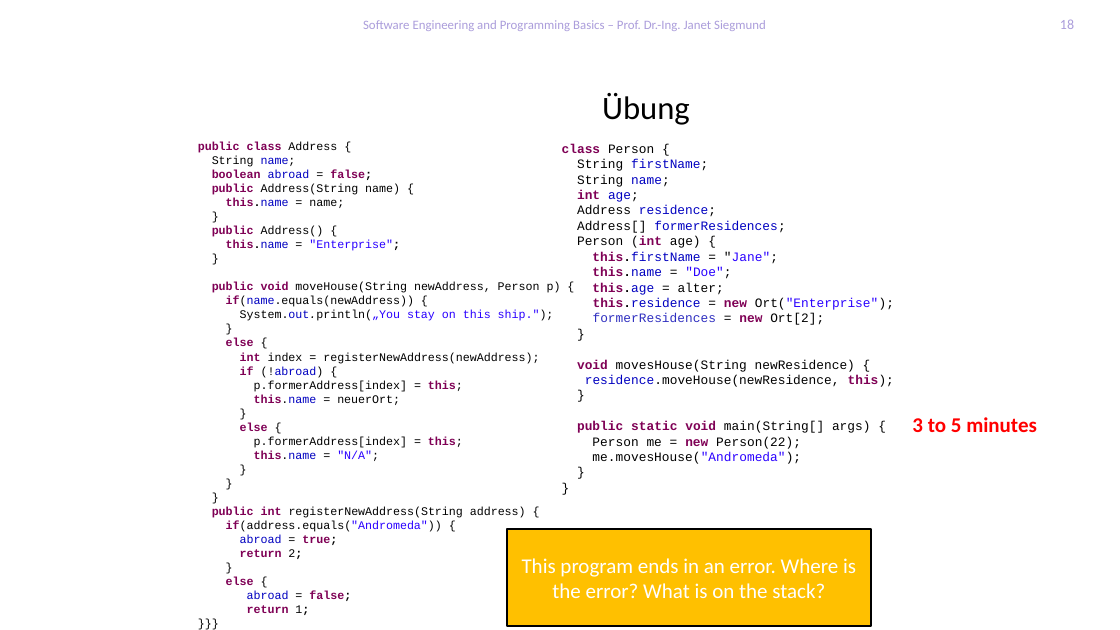
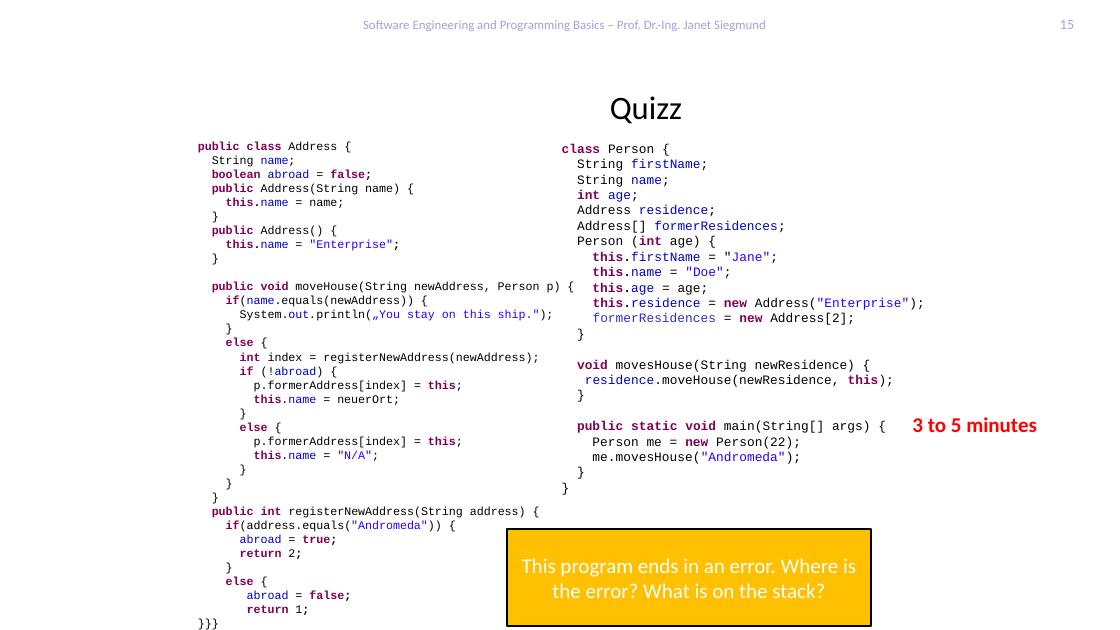
Before and after one commit to feigensp/lehre, a slide deck: slide 15 of se_prog/slides/06_HeapStackParameterCloning.pptx (slide 18 before the commit). Drawn at 1120x630 pixels with LibreOffice and Linux fonts; fonts in the diff are those of the drawing; background and template pictures are left out. Boxes give left, top, right and bottom in pixels: in the first picture for what was removed or moved away, otherwise in the second. Text is boxed around its words. In the diff, an @@ line names an element or a change of style, - is before the commit and + after.

```diff
--- a/se_prog/slides/06_HeapStackParameterCloning.pptx
+++ b/se_prog/slides/06_HeapStackParameterCloning.pptx
@@ page number at [1060,20,1074,29]: text changed @@
-18
+15
@@ title at [610,96,682,124]: text changed @@
-Übung
+Quizz
@@ text at [592,282,925,325]: text changed @@
-this.age = alter;
-this.residence = new Ort("Enterprise");
-formerResidences = new Ort[2];
+this.age = age;
+this.residence = new Address("Enterprise");
+formerResidences = new Address[2];
```
Also in this commit, not shown: 8 other slides changed, 4 slides removed, 5 other files.
